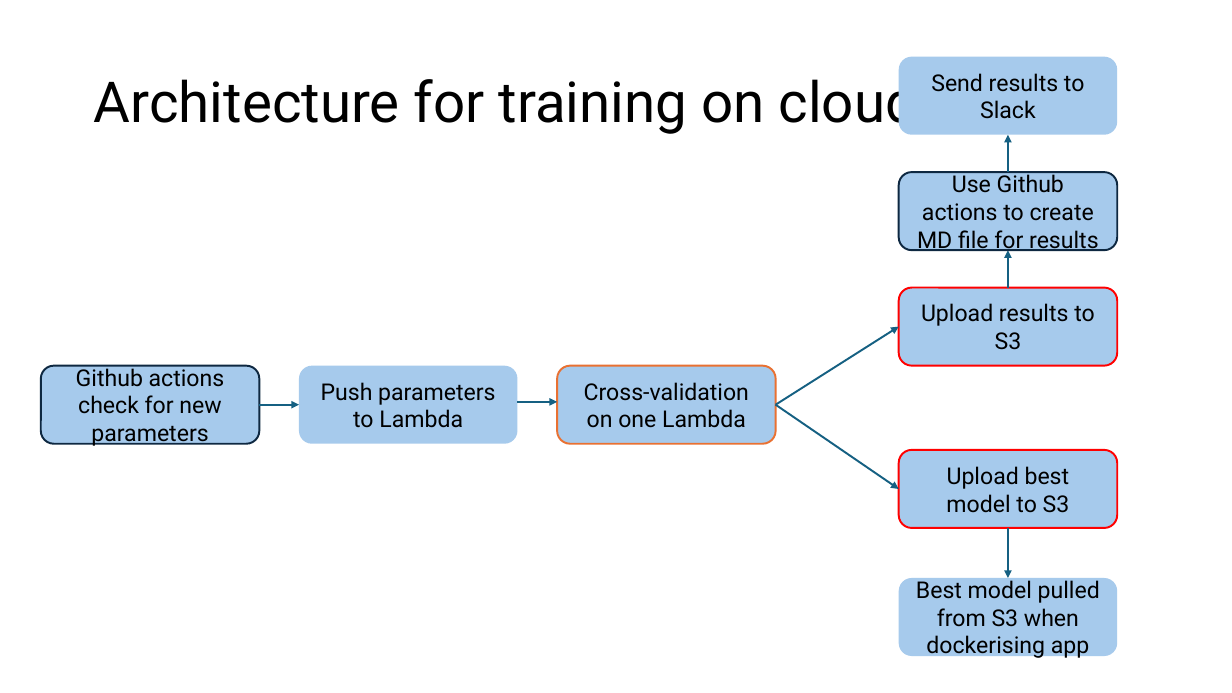
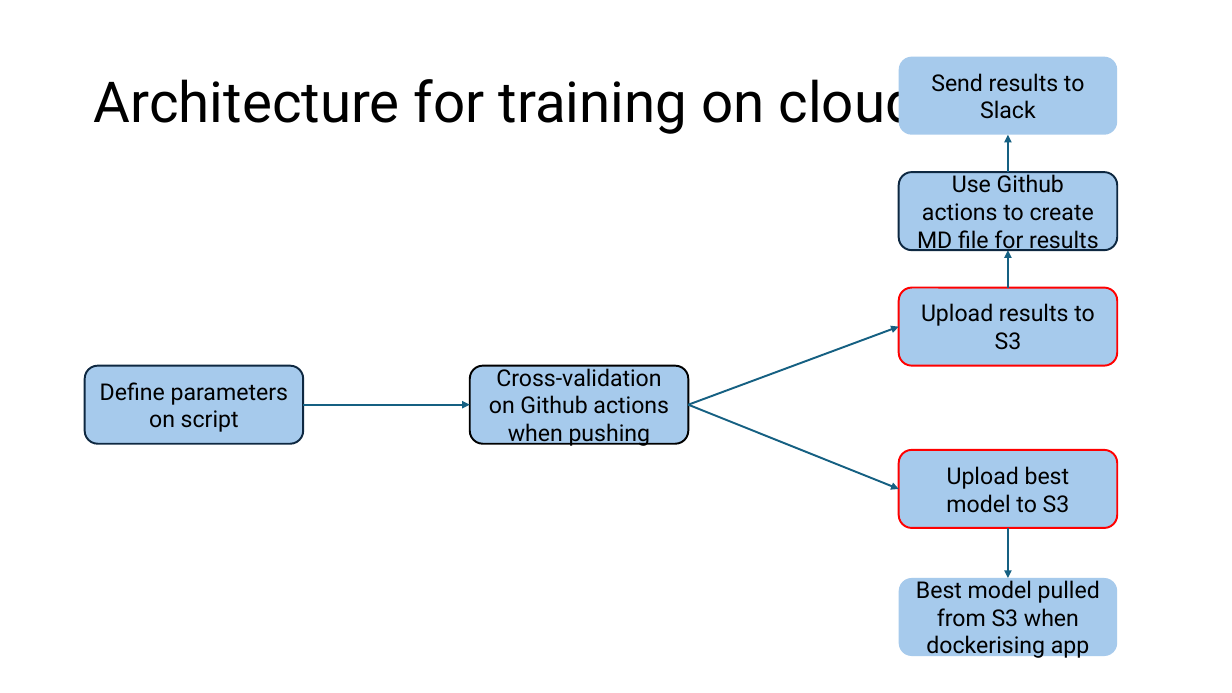
Before and after one commit to ziyu-toh/hdb-resale-prediction, a slide deck: slide 10 of docs/Architecture Overview.pptx. Drawn at 1232x693 pixels with LibreOffice and Linux fonts; fonts in the diff are those of the drawing. Boxes give left, top, right and bottom in pixels: in the first picture for what was removed or moved away, otherwise in the second. Text is boxed around its words. In the diff, an @@ line names an element or a change of style, - is before the commit and + after.

```diff
--- a/docs/Architecture Overview.pptx
+++ b/docs/Architecture Overview.pptx
@@ arrow moved from (775, 405) - (899, 327) to (689, 405) - (899, 327) @@
@@ rounded rectangle "Define parameters on script": place and size @@
-rounded rectangle "Define parameters on script" at [41, 366, 260, 445]
+rounded rectangle "Define parameters on script" at [85, 366, 304, 445]
@@ text in rounded rectangle at [100, 382, 288, 432]: text changed @@
-Github actions check for new parameters
+Define parameters on script
@@ rounded rectangle removed at [299, 366, 518, 445] @@
-Push parameters to Lambda
@@ rounded rectangle "Cross-validation on Github actions when ...": place and size @@
-rounded rectangle "Cross-validation on Github actions when ..." at [557, 366, 776, 445]
+rounded rectangle "Cross-validation on Github actions when ..." at [470, 366, 689, 445]
@@ rounded rectangle "Cross-validation on Github actions when ..." at [470, 366, 689, 445]: outline #E97132 1.5 pt to #000000 1.5 pt @@
@@ text in rounded rectangle at [489, 365, 669, 446]: text changed @@
-Cross-validation on one Lambda
+Cross-validation on Github actions when pushing
@@ arrow moved from (260, 405) - (299, 405) to (303, 405) - (470, 405) @@
@@ arrow removed from (518, 402) to (557, 402) @@
@@ arrow moved from (775, 405) - (899, 489) to (689, 405) - (899, 489) @@
```
Also in this commit, not shown: 1 other slide changed, 1 other file.
